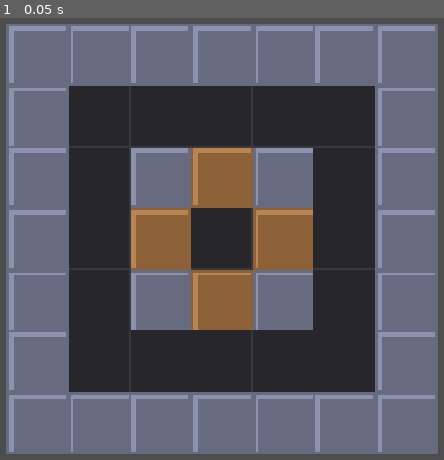
Above: before the commit, frame 1.
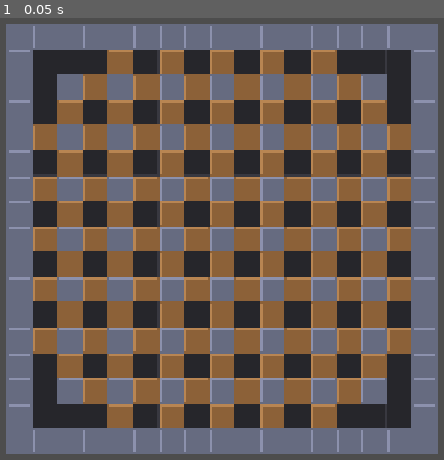
Above: after the commit, the same moment.

Repository: DaVideX12324/BitBomber
Game: Godot game, scene res://scenes/maps/arena.tscn
Two runs of this game, one before a commit and one after it. Both use one fixed random seed, a clock stepped at 60 frames per second and the inputs below. This scene is started directly instead of the project's main scene.
Inputs:
- Up to frame 1 (0.05 s): no input

The runs differ from the first frame. In frame 1, 62% of the frame differs, in the area x 2-98%, y 1-99%.

Commit message:
Update arena.gd

Diff:
--- a/scripts/arena.gd
+++ b/scripts/arena.gd
@@ -5,8 +5,8 @@
 ## Gracze są spawnowani przez game.gd.
 
 const GRID_SIZE : int = 64
-const COLS      : int = 7
-const ROWS      : int = 7
+const COLS      : int = 17
+const ROWS      : int = 17
 
 const COLOR_BG           = Color(0.15, 0.15, 0.17, 1.0)
 const COLOR_GRID_LINE    = Color(0.22, 0.22, 0.25, 1.0)
